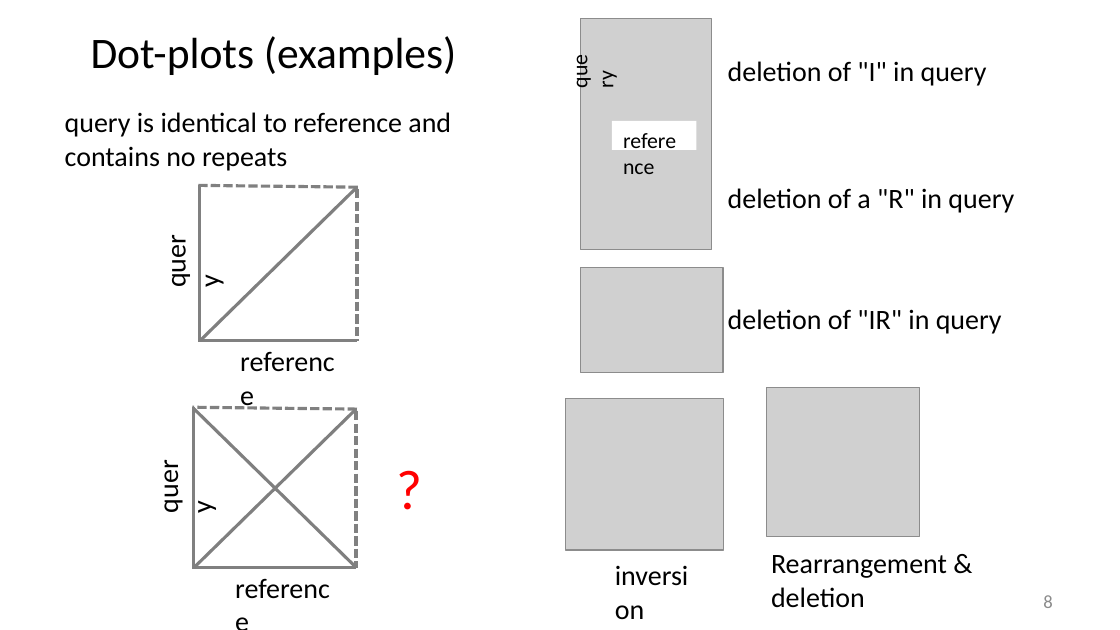
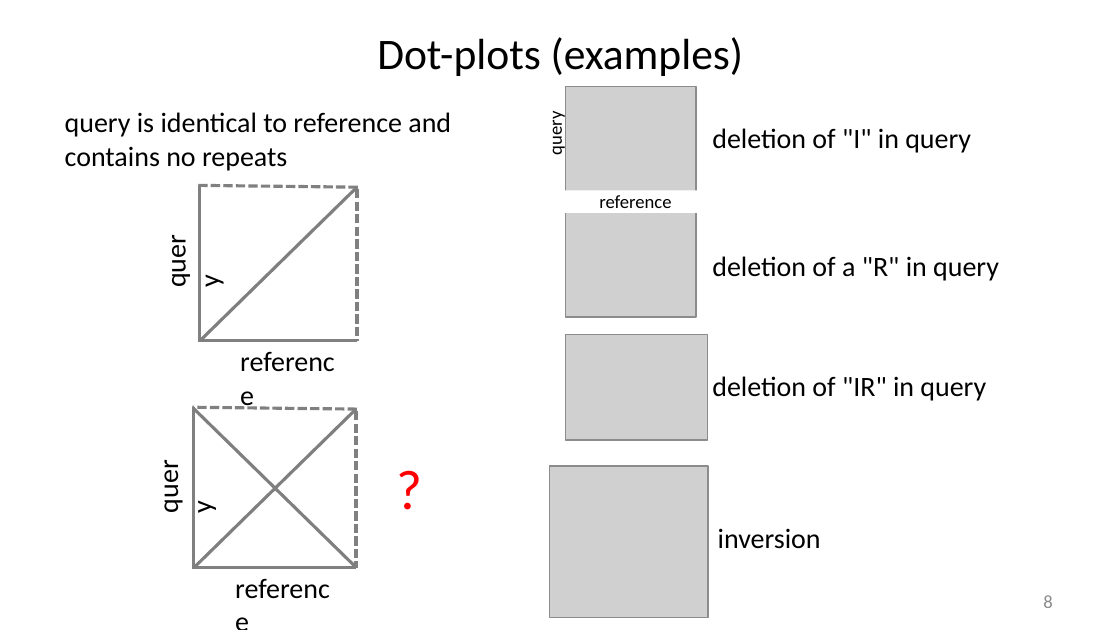
Before and after one commit to liu3zhenlab/teaching, a slide deck: slide 8 of PLPTH813Bioinformatis/2025/1_lecture/lecture04_alignment_I.pptx. Drawn at 1120x630 pixels with LibreOffice and Linux fonts; fonts in the diff are those of the drawing; grey boxes stand for pictures. Boxes give left, top, right and bottom in pixels: in the first picture for what was removed or moved away, otherwise in the second. Text is boxed around its words. In the diff, an @@ line names an element or a change of style, - is before the commit and + after.

```diff
--- a/PLPTH813Bioinformatis/2025/1_lecture/lecture04_alignment_I.pptx
+++ b/PLPTH813Bioinformatis/2025/1_lecture/lecture04_alignment_I.pptx
@@ title "Dot-plots (examples)": place and size @@
-title "Dot-plots (examples)" at (91, 36, 456, 75)
+title "Dot-plots (examples)" at (377, 37, 743, 76)
@@ text "query": place and size @@
-text "query" at (559, 42, 589, 99)
+text "query" at (544, 115, 567, 154)
@@ text "query" at (544, 115, 567, 154): size 14 to 12 pt; alignment left to centre @@
@@ rectangle "reference" at (564, 190, 707, 213): size 14 to 12 pt; alignment left to centre @@
@@ rectangle "reference": place and size @@
-rectangle "reference" at (612, 121, 696, 150)
+rectangle "reference" at (564, 190, 707, 213)
@@ 3 pictures, 3 texts: place and size @@
-3 pictures, 3 texts at (566, 19, 1014, 550)
+3 pictures, 3 texts at (550, 86, 999, 617)
@@ picture removed at (766, 388, 920, 536) @@
@@ text "inversion" rewrapped from (604, 552, 701, 587) to (718, 528, 821, 549) @@
@@ text removed at (771, 555, 947, 608) @@
-Rearrangement & deletion
```
Also in this commit, not shown: 4 other slides changed.
